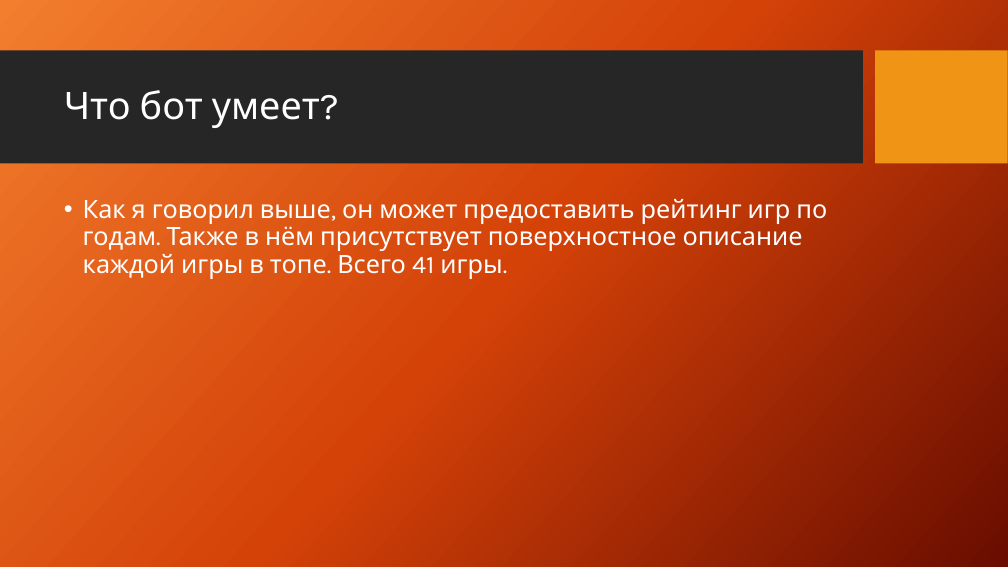
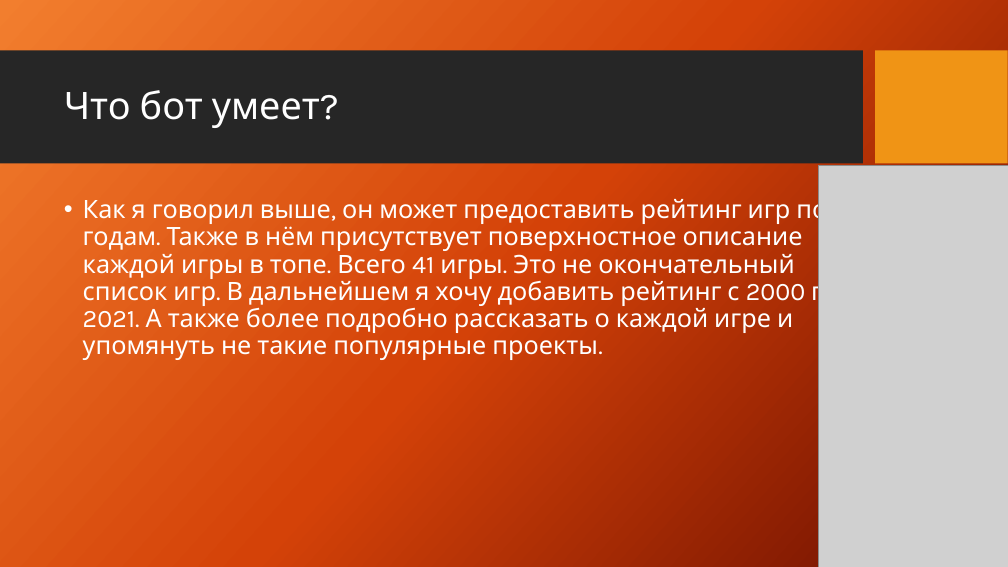
Before and after one commit to Hart1lt/YandexProjectBot, a slide deck: slide 3 of Чат-бот в telegram.pptx. Drawn at 1008x567 pixels with LibreOffice and Linux fonts; fonts in the diff are those of the drawing; grey boxes stand for pictures; background and template pictures are left out. Boxes give left, top, right and bottom in pixels: in the first picture for what was removed or moved away, otherwise in the second. Text is boxed around its words. In the diff, an @@ line names an element or a change of style, - is before the commit and + after.

```diff
--- a/Чат-бот в telegram.pptx
+++ b/Чат-бот в telegram.pptx
@@ picture added at [819,166,1008,567] @@
@@ text at [83,195,842,360]: text changed @@
-• Как я говорил выше, он может предоставить рейтинг игр по годам. Также в нём присутствует поверхностное описание каждой игры в топе. Всего 41 игры.
+• Как я говорил выше, он может предоставить рейтинг игр по годам. Также в нём присутствует поверхностное описание каждой игры в топе. Всего 41 игры. Это не окончательный список игр. В дальнейшем я хочу добавить рейтинг с 2000 по 2021. А также более подробно рассказать о каждой игре и упомянуть не такие популярные проекты.
```
Also in this commit, not shown: 1 other slide changed, 1 slide added, 1 other file.
